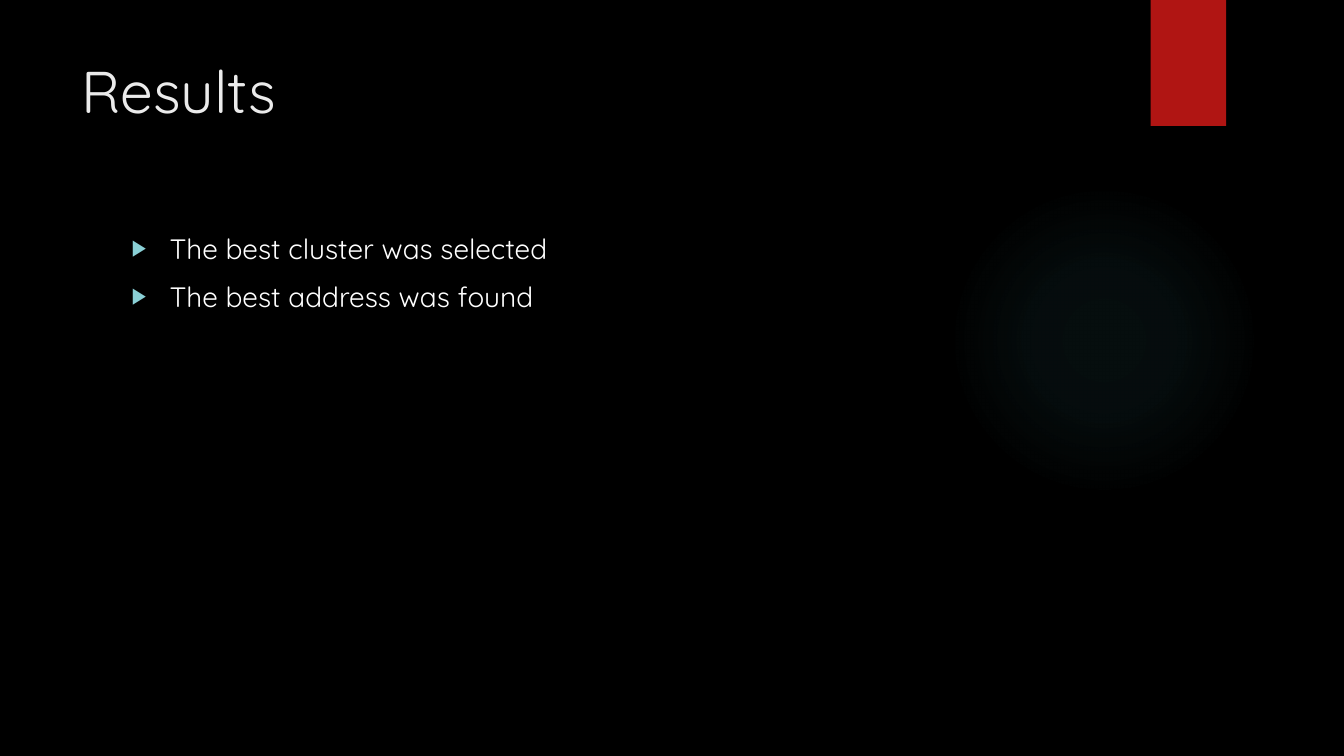
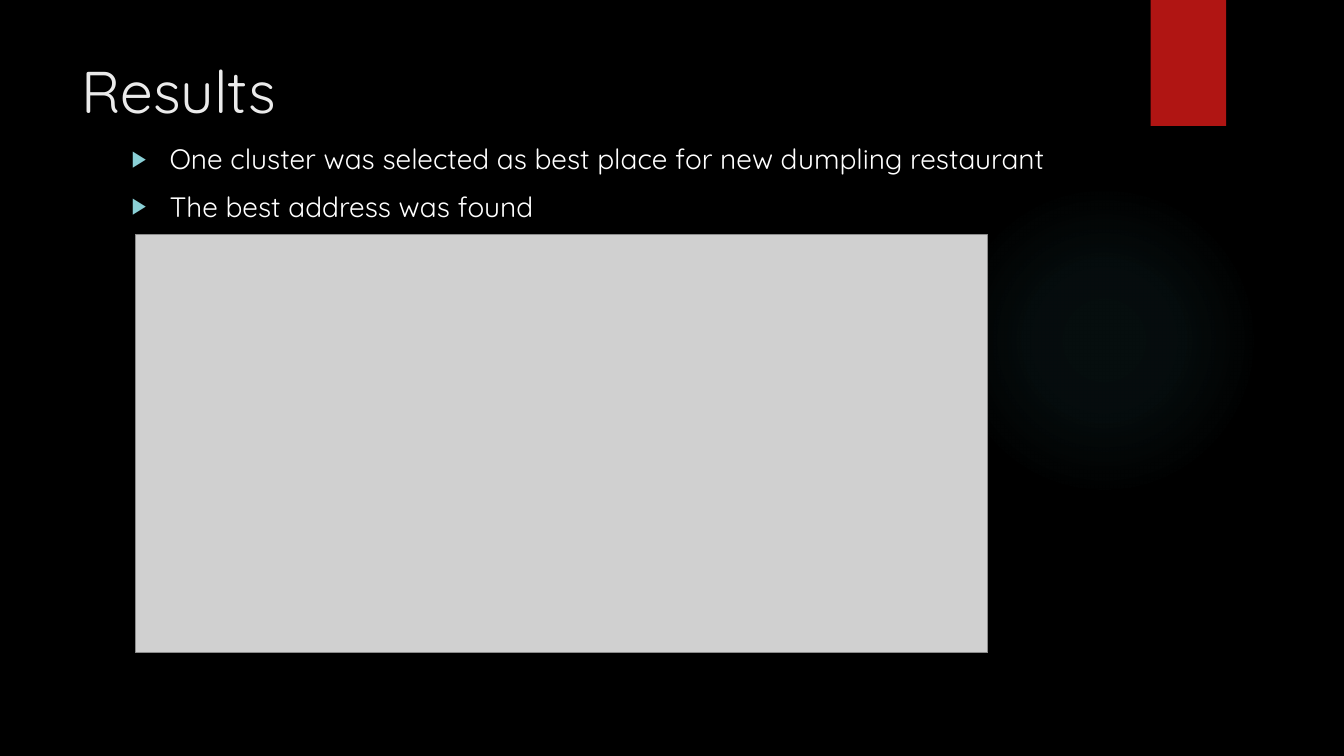
Before and after one commit to rafalsienkiewicz/Applied-Data-Science-Capstone, a slide deck: slide 7 of capstone_week5.pptx (slide 5 before the commit). Drawn at 1344x756 pixels with LibreOffice and Linux fonts; fonts in the diff are those of the drawing; grey boxes stand for pictures; background and template pictures are left out. Boxes give left, top, right and bottom in pixels: in the first picture for what was removed or moved away, otherwise in the second. Text is boxed around its words. In the diff, an @@ line names an element or a change of style, - is before the commit and + after.

```diff
--- a/capstone_week5.pptx
+++ b/capstone_week5.pptx
@@ text "One cluster was selected as ...": place and size @@
-text "One cluster was selected as ..." at (170,238,547,308)
+text "One cluster was selected as ..." at (170,148,1044,218)
@@ text at (170,148,1044,175): text changed @@
-▶ The best cluster was selected
+▶ One cluster was selected as best place for new dumpling restaurant
@@ picture added at (136,235,988,653) @@
```
Also in this commit, not shown: 2 slides added.
